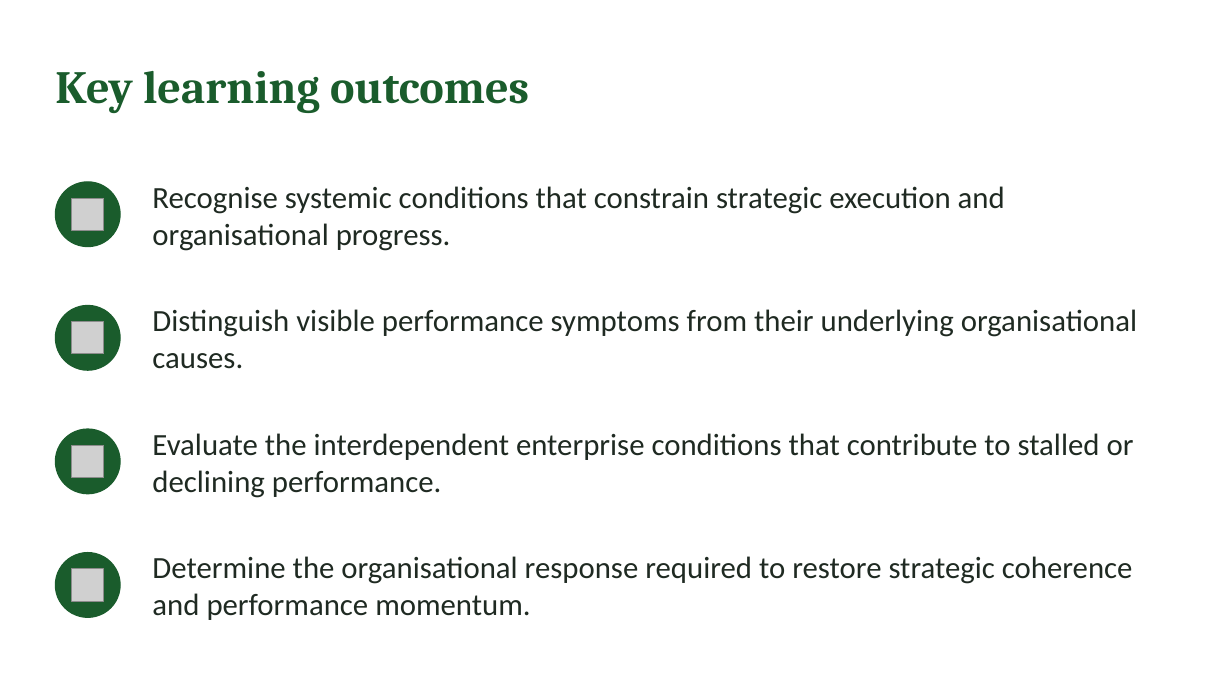
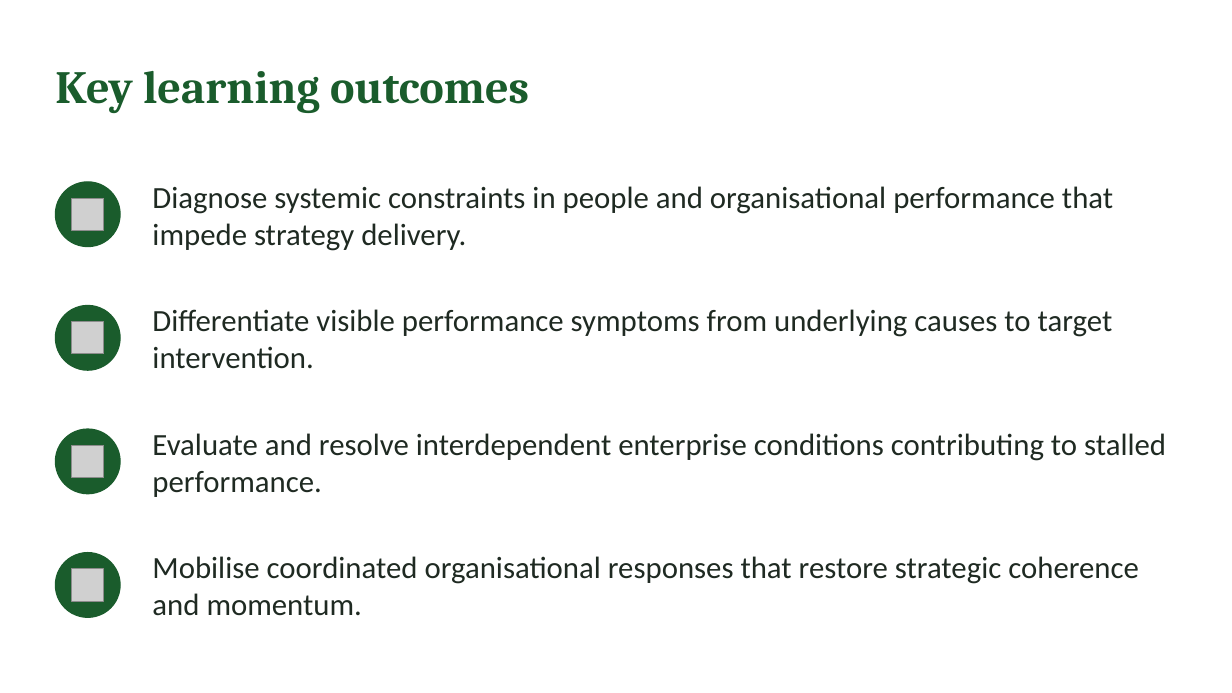
Before and after one commit to IBSL26/ibsl-platform, a slide deck: slide 2 of Unit decks/Unit 09 - Strategic Unclogging.pptx. Drawn at 1232x693 pixels with LibreOffice and Linux fonts; fonts in the diff are those of the drawing; grey boxes stand for pictures. Boxes give left, top, right and bottom in pixels: in the first picture for what was removed or moved away, otherwise in the second. Text is boxed around its words. In the diff, an @@ line names an element or a change of style, - is before the commit and + after.

```diff
--- a/Unit decks/Unit 09 - Strategic Unclogging.pptx
+++ b/Unit decks/Unit 09 - Strategic Unclogging.pptx
@@ text at (x1=152, y1=186, x2=1113, y2=251): text changed @@
-Recognise systemic conditions that constrain strategic execution and organisational progress.
+Diagnose systemic constraints in people and organisational performance that impede strategy delivery.
@@ text at (x1=152, y1=309, x2=1113, y2=369): text changed @@
-Distinguish visible performance symptoms from their underlying organisational causes.
+Differentiate visible performance symptoms from underlying causes to target intervention.
@@ text at (x1=152, y1=433, x2=1166, y2=497): text changed @@
-Evaluate the interdependent enterprise conditions that contribute to stalled or declining performance.
+Evaluate and resolve interdependent enterprise conditions contributing to stalled performance.
@@ text at (x1=152, y1=556, x2=1139, y2=616): text changed @@
-Determine the organisational response required to restore strategic coherence and performance momentum.
+Mobilise coordinated organisational responses that restore strategic coherence and momentum.
```
Also in this commit, not shown: 5 other slides changed, 27 other files.
